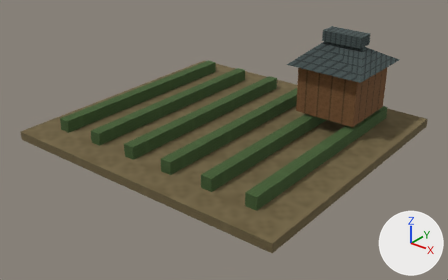
Before and after pictures for a commit that changed the glTF model app/src/main/assets/3d/field/domestic-FARM-3-lod1.glb.
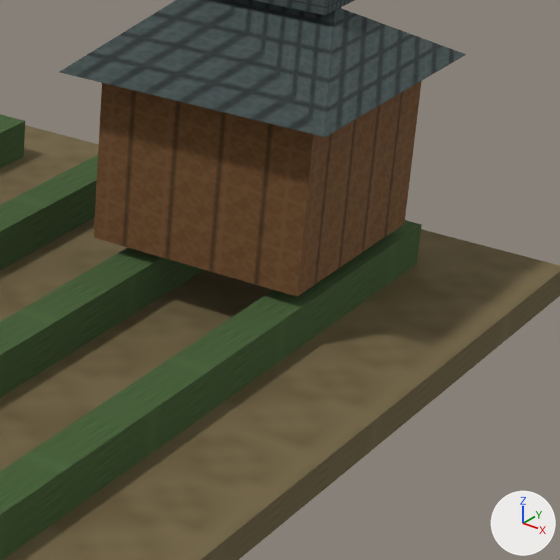
There are two pictures of each version: one whole from a 50 mm lens placed at (1.008, -1.28, 0.766), pointed at (0.032, -0.06, 0.01), one close up on the part from 60% to 95% of the width and 16% to 72% of the height. Arrows for +X, +Y and +Z are at lower right; the lights stay in place. The last two pictures show the newer version. Vertices at exactly the same position are counted once.
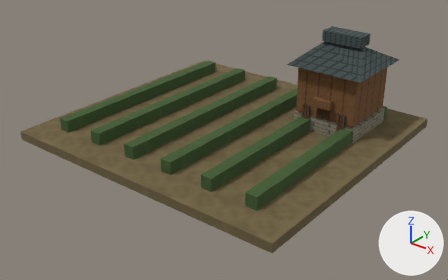
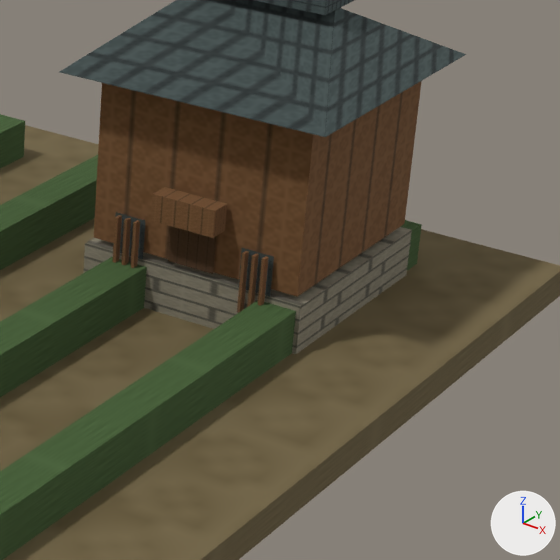
The edits, one by one:
me_mesh_0 is used by ob_mesh_0; location (0.0, 0.0, 0.0).
Verts and faces of me_mesh_0; kept vertices keep their numbers, new ones are numbered from 78.
me_mesh_0 had 78 vertices, 96 faces and spanned x -0.43..0.43, y -0.4..0.4, z 0.0..0.296.
me_mesh_0 now has 154 vertices, 182 faces and spans x -0.43..0.43, y -0.4..0.4, z 0.0..0.296.
me_mesh_0 part 1: the loose piece of 8 vertices spanning x 0.15..0.33, y 0.12..0.3, z 0.07..0.21 is copied, and the copy is scaled about its middle by (1.06, 1.04, 0.393), then moved by (0.0, 0.0, -0.102); it spans x 0.145..0.335, y 0.116..0.304, z 0.01..0.065.
me_mesh_0 part 2: the loose piece of 8 vertices spanning x 0.17..0.202, y -0.32..0.33, z 0.025..0.06 is copied, and the copy is scaled about its middle by (0.0788, 0.00923, 1.4), then moved by (-0.009, 0.106, 0.031); it spans x 0.176..0.178, y 0.108..0.114, z 0.049..0.098.
me_mesh_0 part 3: the loose piece of 8 vertices spanning x 0.17..0.202, y -0.32..0.33, z 0.025..0.06 is copied, and the copy is scaled about its middle by (0.0787, 0.00923, 1.4), then moved by (-0.001, 0.106, 0.031); it spans x 0.184..0.187, y 0.108..0.114, z 0.049..0.098.
me_mesh_0 part 4: the loose piece of 8 vertices spanning x 0.17..0.202, y -0.32..0.33, z 0.025..0.06 is copied, and the copy is scaled about its middle by (0.0787, 0.00923, 1.4), then moved by (0.008, 0.106, 0.031); it spans x 0.192..0.195, y 0.108..0.114, z 0.049..0.098.
me_mesh_0 part 5: the loose piece of 8 vertices spanning x 0.3..0.332, y -0.32..0.33, z 0.025..0.06 is copied, and the copy is scaled about its middle by (0.0787, 0.00923, 1.4), then moved by (-0.027, 0.106, 0.031); it spans x 0.288..0.29, y 0.108..0.114, z 0.049..0.098.
me_mesh_0 part 6: the loose piece of 8 vertices spanning x 0.3..0.332, y -0.32..0.33, z 0.025..0.06 is copied, and the copy is scaled about its middle by (0.0787, 0.00923, 1.4), then moved by (-0.019, 0.106, 0.031); it spans x 0.296..0.298, y 0.108..0.114, z 0.049..0.098.
me_mesh_0 part 7: the loose piece of 8 vertices spanning x 0.3..0.332, y -0.32..0.33, z 0.025..0.06 is copied, and the copy is scaled about its middle by (0.0787, 0.00923, 1.4), then moved by (-0.011, 0.106, 0.031); it spans x 0.304..0.307, y 0.108..0.114, z 0.049..0.098.
me_mesh_0 part 8: the loose piece of 8 vertices spanning x 0.15..0.33, y 0.12..0.3, z 0.07..0.21 is copied, and the copy is scaled about its middle by (0.3, 0.1, 0.157), then moved by (0.0, -0.102, -0.021); it spans x 0.213..0.267, y 0.099..0.117, z 0.108..0.13.
Part 9, on me_mesh_0:
New vertex 78 is at (0.171, 0.117, 0.049).
New vertex 79 is at (0.171, 0.117, 0.098), pixel (115, 212).
New vertex 80 is at (0.282, 0.117, 0.049), pixel (236, 306).
New vertex 81 is at (0.282, 0.117, 0.098), pixel (241, 247).
New vertices 82 to 85 stand at vertices 78 to 81, in that order, plus (0.027, 0.0, 0.0).
New vertex 86 is at (0.22, 0.117, 0.07), pixel (168, 260).
New vertex 87 is at (0.26, 0.117, 0.07), pixel (212, 273).
New vertex 88 is at (0.26, 0.117, 0.108).
New vertex 89 is at (0.22, 0.117, 0.108).
New faces: (86, 87, 88), (86, 88, 89), (78, 82, 83), (78, 83, 79), (80, 84, 85), (80, 85, 81).

Location of each change, (x1, y1, x2, y2) in pixels of the close-ups (560 x 560 px):
part 1 of me_mesh_0, added (brown): after (83, 227, 412, 354)
part 2 of me_mesh_0, added: after (113, 215, 122, 263)
part 3 of me_mesh_0, added: after (122, 218, 131, 265)
part 4 of me_mesh_0, added: after (131, 220, 140, 268)
part 5 of me_mesh_0, added (brown): after (237, 251, 249, 313)
part 6 of me_mesh_0, added: after (247, 254, 259, 307)
part 7 of me_mesh_0, added: after (257, 256, 269, 306)
part 8 of me_mesh_0, added (brown): after (151, 187, 227, 238)
part 9 of me_mesh_0, added: after (115, 212, 274, 297)
